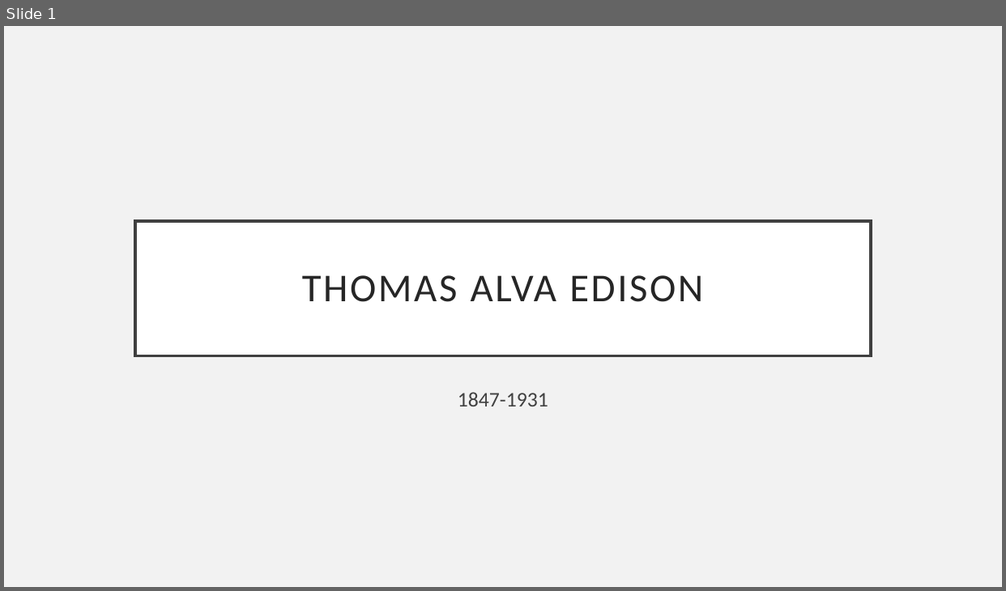
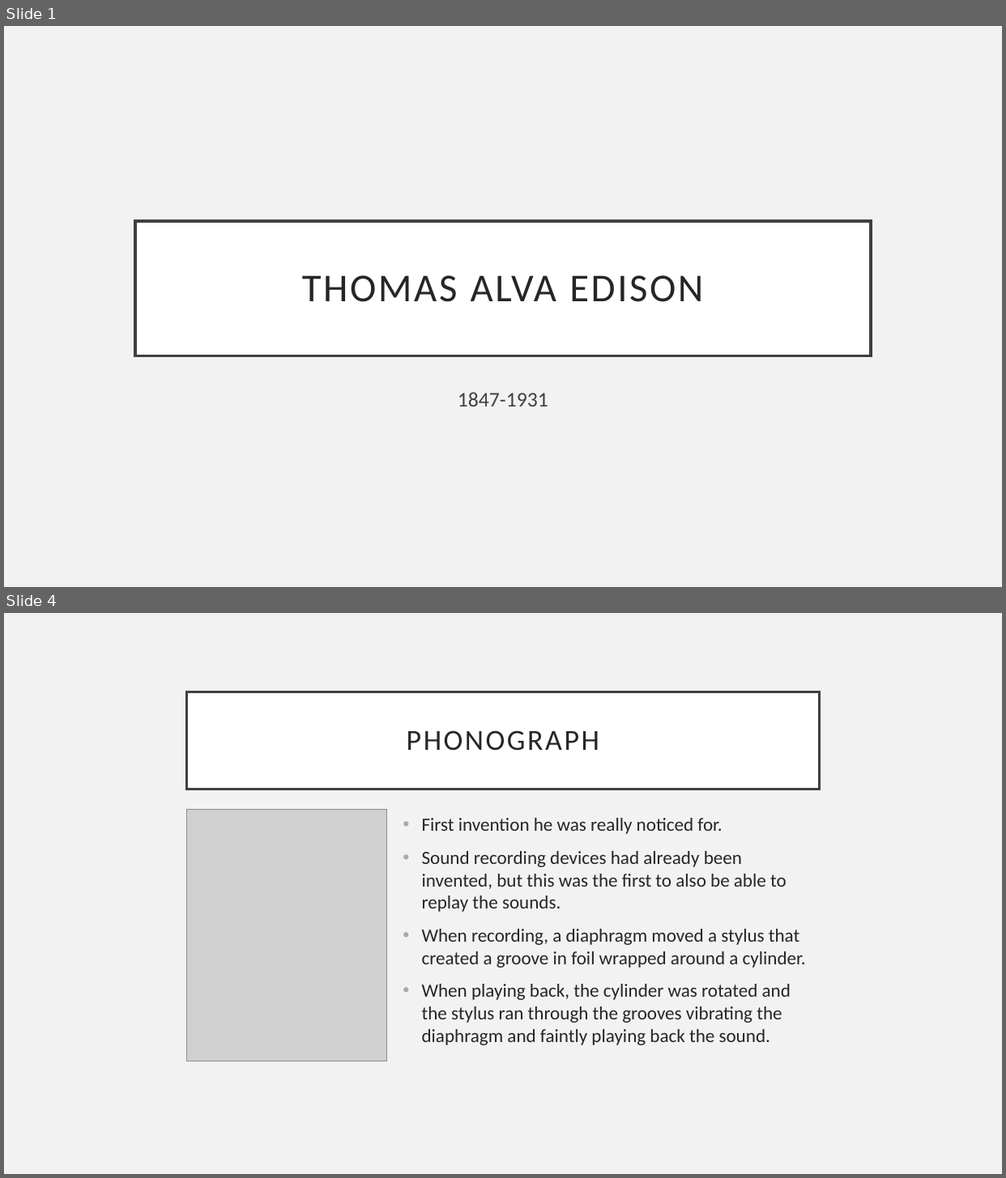
Before and after one commit to joerv/n, a slide deck: Praxis/Thomasedison.pptx. Shown one above the other, each under a label of ours: slide 1 before the commit, slides 1 and 4 after it; the slides between them are not shown. The pictures are 1006x591 and 1006x1178 pixels, drawn with LibreOffice and Linux fonts; fonts in the diff are those of the drawing; grey boxes stand for pictures. Boxes give left, top, right and bottom in pixels: in the first picture for what was removed or moved away, otherwise in the second. Text is boxed around its words. In the diff, an @@ line names an element or a change of style, - is before the commit and + after.

```diff
--- a/Praxis/Thomasedison.pptx
+++ b/Praxis/Thomasedison.pptx
@@ slide 4 added at [4,613,1002,1174], background #F2F2F2 @@
@@ title added at [187,692,819,789], fill #FFFFFF, outline #404040 2.5 pt, 28 pt, text #262626 @@
+PHONOGRAPH
@@ picture added at [187,809,386,1062] @@
@@ text added at [422,818,806,1046], 18 pt, text #262626 @@
+• First invention he was really noticed for.
+• Sound recording devices had already been invented, but this was the first to also be able to replay the sounds.
+• When recording, a diaphragm moved a stylus that created a groove in foil wrapped around a cylinder.
+• When playing back, the cylinder was rotated and the stylus ran through the grooves vibrating the diaphragm and faintly playing back the sound.
```
Also in this commit, not shown: 5 other slides added, 1 other file.
